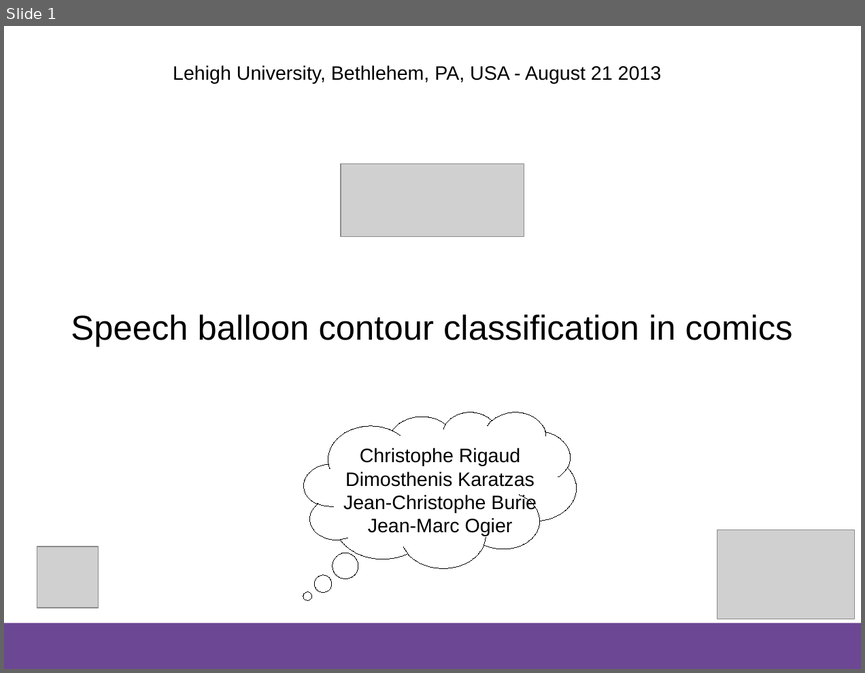
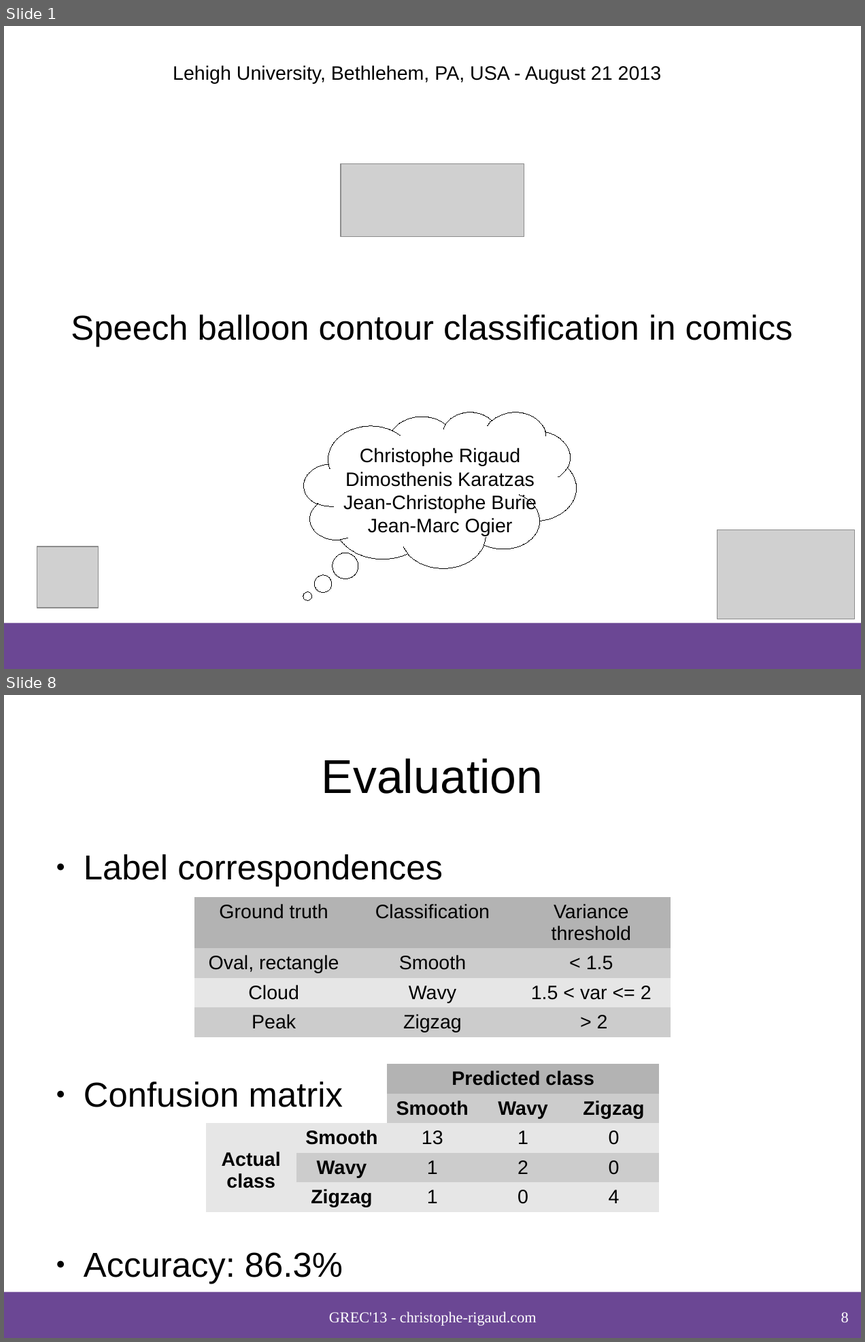
Before and after one commit to crigaud/publication, a slide deck: 2013/GREC/speech_balloon_contour_classification_in_comics/presentation/2013_Rigaud_Speech_balloon_contour_classification_in_comics.odp. Shown one above the other, each under a label of ours: slide 1 before the commit, slides 1 and 8 after it; the slides between them are not shown. The pictures are 865x673 and 865x1342 pixels, drawn with LibreOffice and Linux fonts; fonts in the diff are those of the drawing; grey boxes stand for pictures; background and template pictures are left out. Boxes give left, top, right and bottom in pixels: in the first picture for what was removed or moved away, otherwise in the second. Text is boxed around its words. In the diff, an @@ line names an element or a change of style, - is before the commit and + after.

Commit message:
GREC presentation final

```diff
--- a/2013/GREC/speech_balloon_contour_classification_in_comics/presentation/2013_Rigaud_Speech_balloon_contour_classification_in_comics.odp
+++ b/2013/GREC/speech_balloon_contour_classification_in_comics/presentation/2013_Rigaud_Speech_balloon_contour_classification_in_comics.odp
@@ slide 8 added at [4, 695, 861, 1338], background #FFFFFF; not listed: 1 template element that a slide beside it also shows @@
@@ title added at [322, 758, 543, 794], 44 pt, text #000000 @@
+Evaluation
@@ text added at [84, 854, 443, 1284], 32 pt, text #000000 @@
+● Label correspondences
+● Confusion matrix
+● Accuracy: 86.3%
@@ table added at [194, 897, 670, 1038], 4 rows, 3 columns @@
+Ground truth | Classification | Variance threshold
+Oval, rectangle | Smooth | < 1.5
+Cloud | Wavy | 1.5 < var <= 2
+Peak | Zigzag | > 2
@@ table added at [205, 1064, 660, 1212], 5 rows, 5 columns @@
+ |  | Predicted class |  | 
+ |  | Smooth | Wavy | Zigzag
+Actual class | Smooth | 13 | 1 | 0
+ | Wavy | 1 | 2 | 0
+ | Zigzag | 1 | 0 | 4
@@ text added at [329, 1311, 536, 1325], 14 pt, text #FFFFFF @@
+GREC'13 - christophe-rigaud.com
@@ page number added at [841, 1312, 849, 1322], 14 pt, text #FFFFFF @@
+8
```
Also in this commit, not shown: 6 slides changed, 2 other slides added, 1 slide removed, 1 other file.
